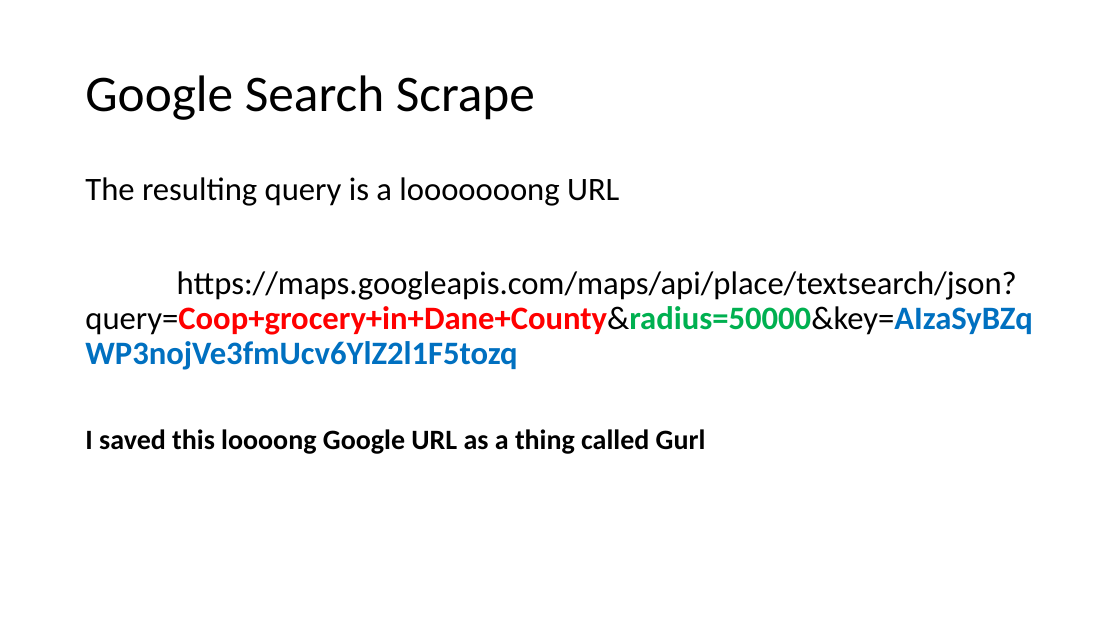
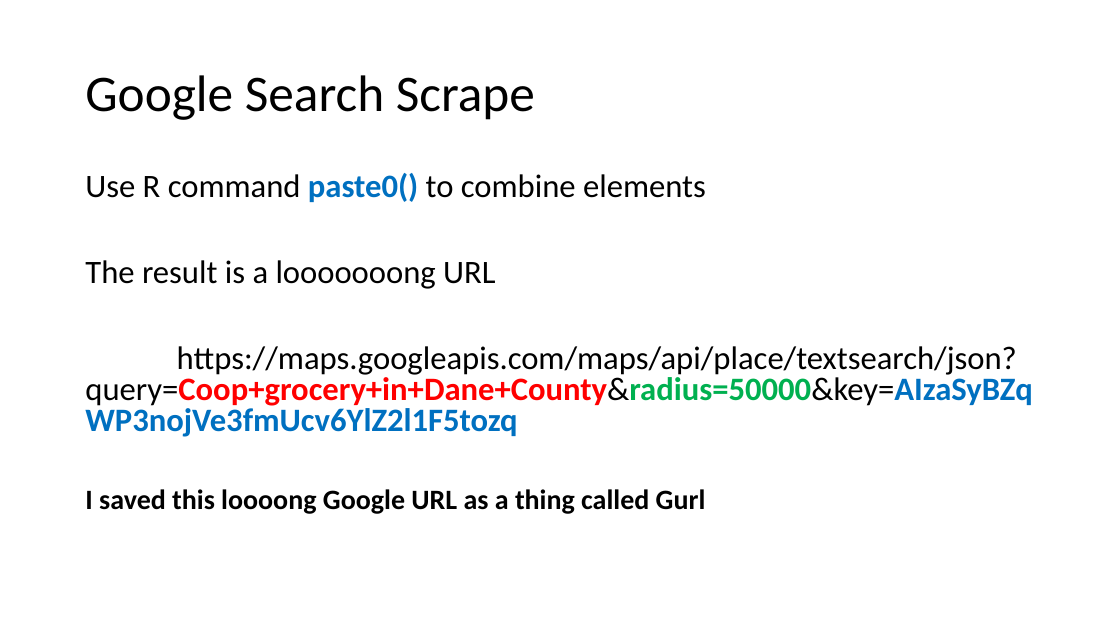
Before and after one commit to nrjjones/BuildingContextualData, a slide deck: slide 40 of presentation/Jones - Contextual Data Presentation.pptx. Drawn at 1120x630 pixels with LibreOffice and Linux fonts; fonts in the diff are those of the drawing. Boxes give left, top, right and bottom in pixels: in the first picture for what was removed or moved away, otherwise in the second. Text is boxed around its words. In the diff, an @@ line names an element or a change of style, - is before the commit and + after.

```diff
--- a/presentation/Jones - Contextual Data Presentation.pptx
+++ b/presentation/Jones - Contextual Data Presentation.pptx
@@ text at [85,173,706,289]: text changed @@
-The resulting query is a looooooong URL
+Use R command paste0() to combine elements
+The result is a looooooong URL
@@ text at [85,346,1032,514]: line spacing 0.9 to 0.8 @@
```
Also in this commit, not shown: 8 other slides changed.
